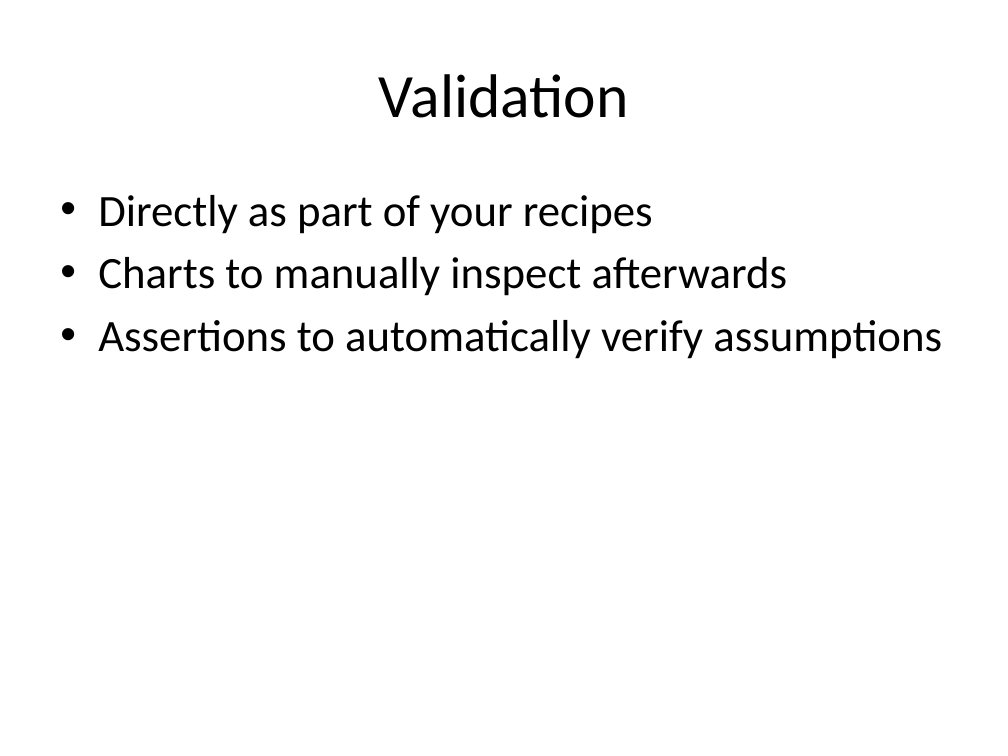
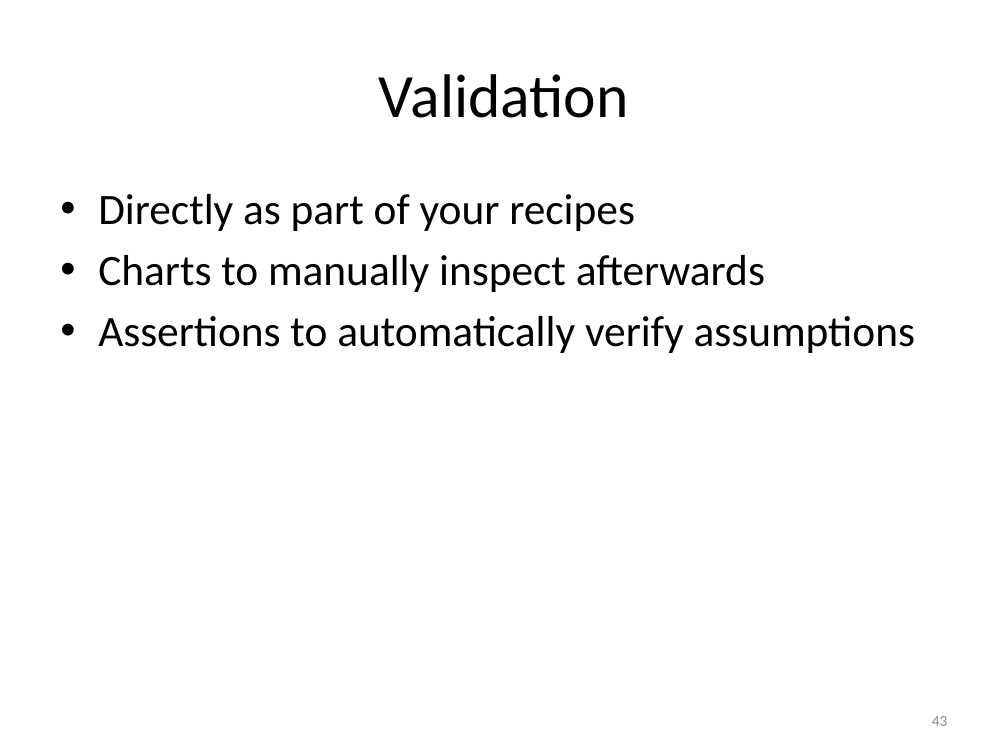
Before and after one commit to tsibley/Workflows-and-Parallel-Processing, a slide deck: slide 43 of CBG-2014-05-21.pptx. Drawn at 1008x756 pixels with LibreOffice and Linux fonts; fonts in the diff are those of the drawing. Boxes give left, top, right and bottom in pixels: in the first picture for what was removed or moved away, otherwise in the second. Text is boxed around its words. In the diff, an @@ line names an element or a change of style, - is before the commit and + after.

Commit message:
Fix mis-formatting I introduced in the last change
The font size didn't stay the same between slides on the last parallel
example, causing a jarring shift.

```diff
--- a/CBG-2014-05-21.pptx
+++ b/CBG-2014-05-21.pptx
@@ text "Directly as part of your ..." at (x1=98, y1=194, x2=915, y2=353): size 32 to 31 pt; indent changed @@
@@ page number added at (x1=932, y1=716, x2=948, y2=726), 11 pt, text #8C8C8C @@
+43
```
Also in this commit, not shown: 43 other slides changed, 1 slide added, 1 slide removed.
